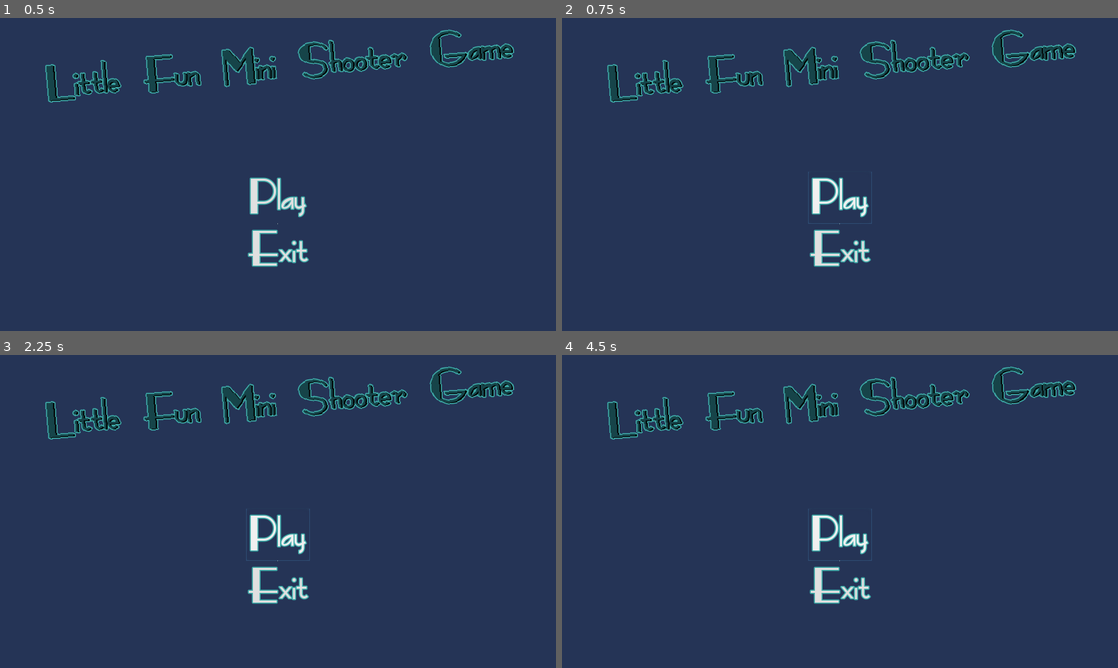
Above: before the commit, frames 1-4 (two rows, left to right).
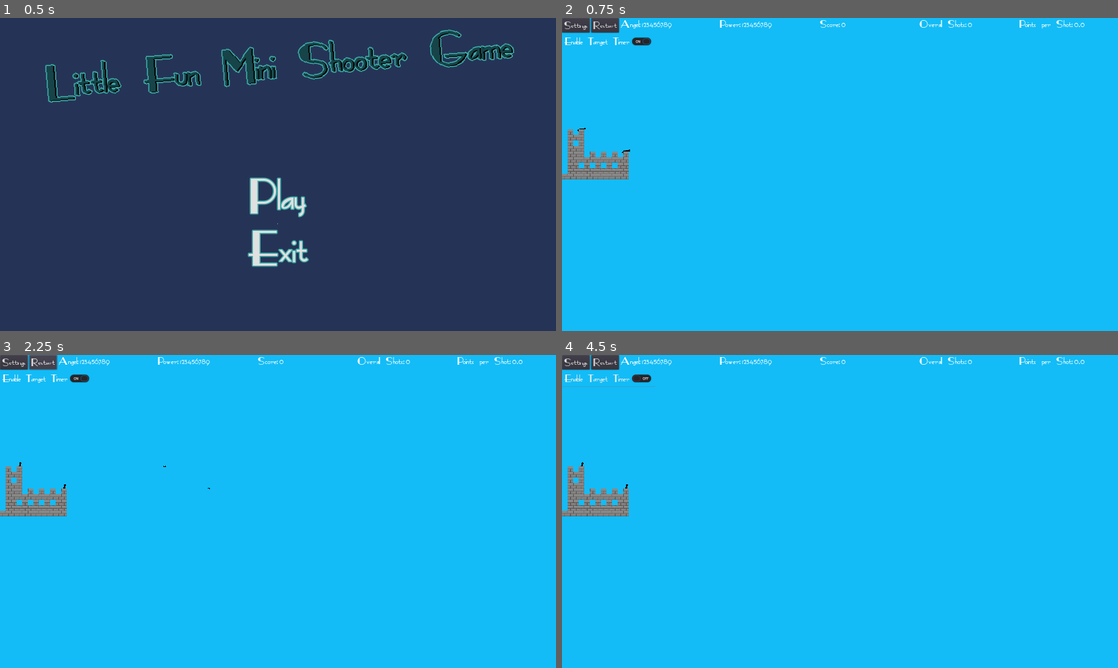
Above: after the commit, the same moments.

Repository: Coding-4Fun/Just4Fun_Mini_Shootergame
Game: Godot game, scene res://UI/MainMenuUI.tscn
The game is run twice, just before and just after one commit, with the same random seed, the same clock (stepped at 60 frames per second) and the same inputs.
Inputs (mouse positions are in pixels of both pictures, inside the frame that each line leads up to):
- Up to frame 1 (0.5 s): no input
- Up to frame 2 (0.75 s): click "Play" at 0.5 s
- Up to frame 3 (2.25 s): click (278, 533) at 1.25 s, where only the run before the commit has a clickable "Play"; click (44, 361) at 2 s, where only the run after the commit has a clickable "Restart"
- Up to frame 4 (4.5 s): click (606, 361) at 2.75 s, where only the run after the commit has a clickable "Restart"; click (606, 361) at 3.5 s, where only the run after the commit has a clickable "Restart"; click (606, 380) at 4.25 s, where only the run after the commit has a clickable "Enable Target Timer"

Frame 1 is identical in both runs. In frame 2, 100% of the frame differs, in the area x 0-100%, y 0-100%; in frame 3, 100%; in frame 4, 100%.

Commit message:
Add: Quit Button Func Add: Verschidenen Methode zum laden einer anderen Scene

Diff:
--- a/UI/MainMenuUI.gd
+++ b/UI/MainMenuUI.gd
@@ -16,8 +16,16 @@
 #	pass
 
 
+func _notification(what):
+	if what == MainLoop.NOTIFICATION_WM_QUIT_REQUEST:
+		get_tree().quit() # default behavior
+
+
 func _on_buttPlay_pressed():
 	# Change Scene to Game Scene
+#	get_tree().get_root().add_child(Preloads.MainGame)
+	get_tree().change_scene_to(Preloads.MainGameScene)
+#	call_deferred("get_tree().get_root().remove_child()", self)
 	pass # Replace with function body.
 
 
@@ -33,4 +41,4 @@
 
 func _on_buttExit_pressed():
 	# Close Game, Back to System. Not on HTML
-	pass # Replace with function body.
+	get_tree().notification(MainLoop.NOTIFICATION_WM_QUIT_REQUEST)
